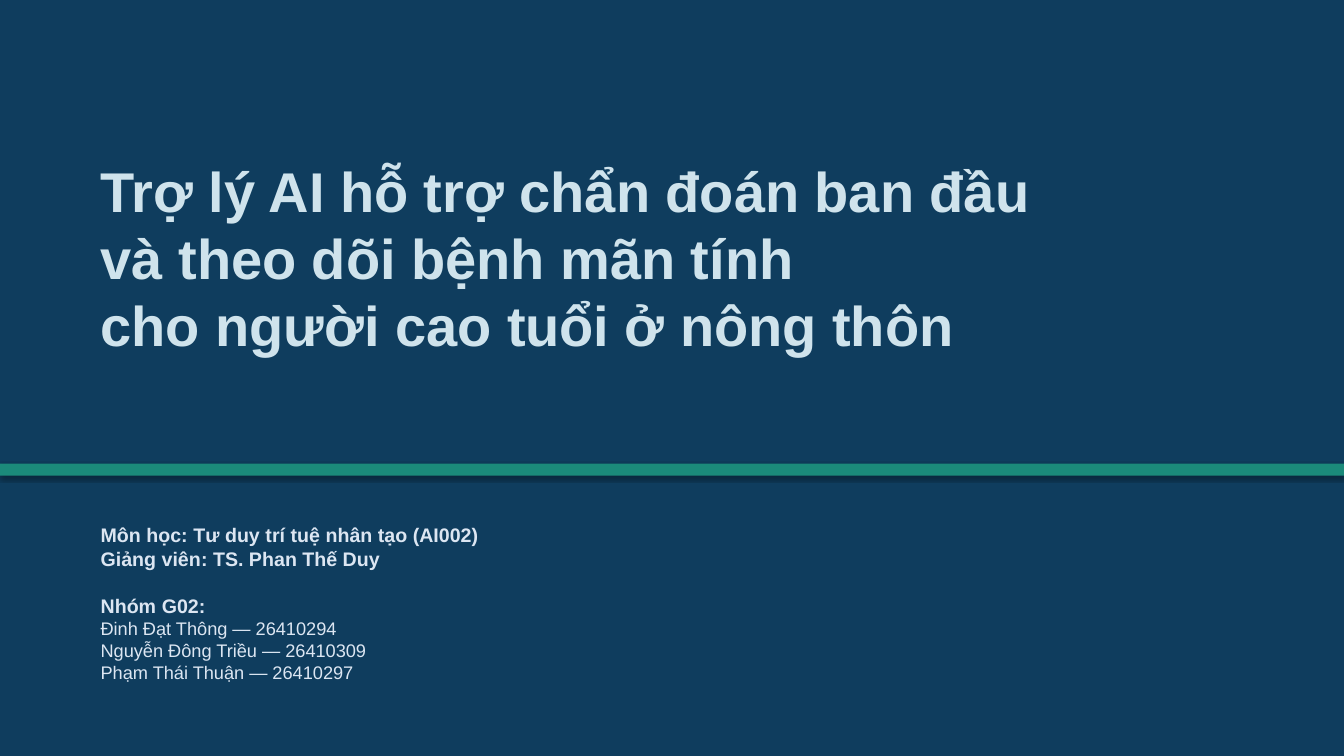
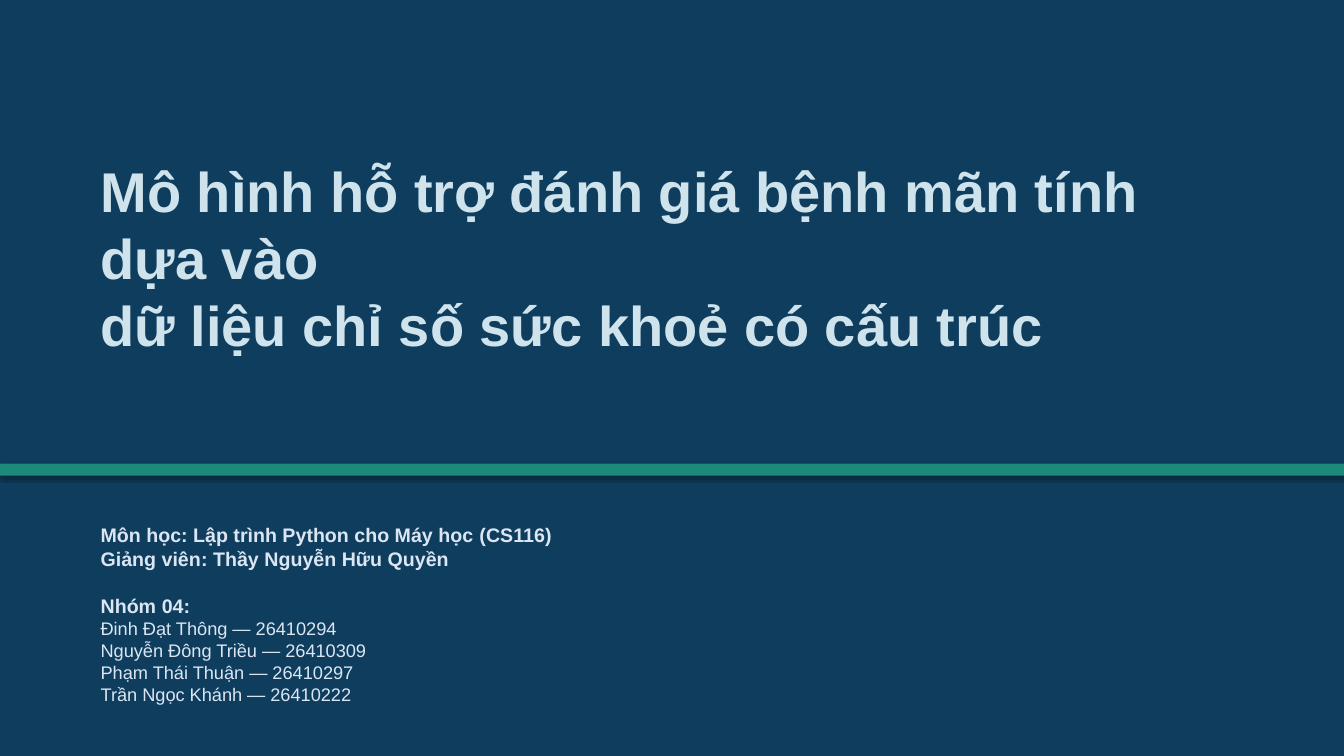
Before and after one commit to DongTrieu0310/AI_HealthCareAssitant, a slide deck: slide 1 of docs/Slide.pptx. Drawn at 1344x756 pixels with LibreOffice and Linux fonts; fonts in the diff are those of the drawing. Boxes give left, top, right and bottom in pixels: in the first picture for what was removed or moved away, otherwise in the second. Text is boxed around its words. In the diff, an @@ line names an element or a change of style, - is before the commit and + after.

```diff
--- a/docs/Slide.pptx
+++ b/docs/Slide.pptx
@@ text at [101,167,1137,356]: text changed @@
-Trợ lý AI hỗ trợ chẩn đoán ban đầu
-và theo dõi bệnh mãn tính
-cho người cao tuổi ở nông thôn
+Mô hình hỗ trợ đánh giá bệnh mãn tính
+dựa vào
+dữ liệu chỉ số sức khoẻ có cấu trúc
@@ text at [101,527,551,639]: text changed @@
-Môn học: Tư duy trí tuệ nhân tạo (AI002)
-Giảng viên: TS. Phan Thế Duy
-Nhóm G02:
-Đinh Đạt Thông — 26410294
+Môn học: Lập trình Python cho Máy học (CS116)
+Giảng viên: Thầy Nguyễn Hữu Quyền
+Nhóm 04:
+Đinh Đạt Thông — 26410294
@@ text at [101,687,351,705]: paragraph added @@
+Trần Ngọc Khánh — 26410222
```
Also in this commit, not shown: 5 other slides changed, 6 slides added, 3 slides removed, 3 other files.
